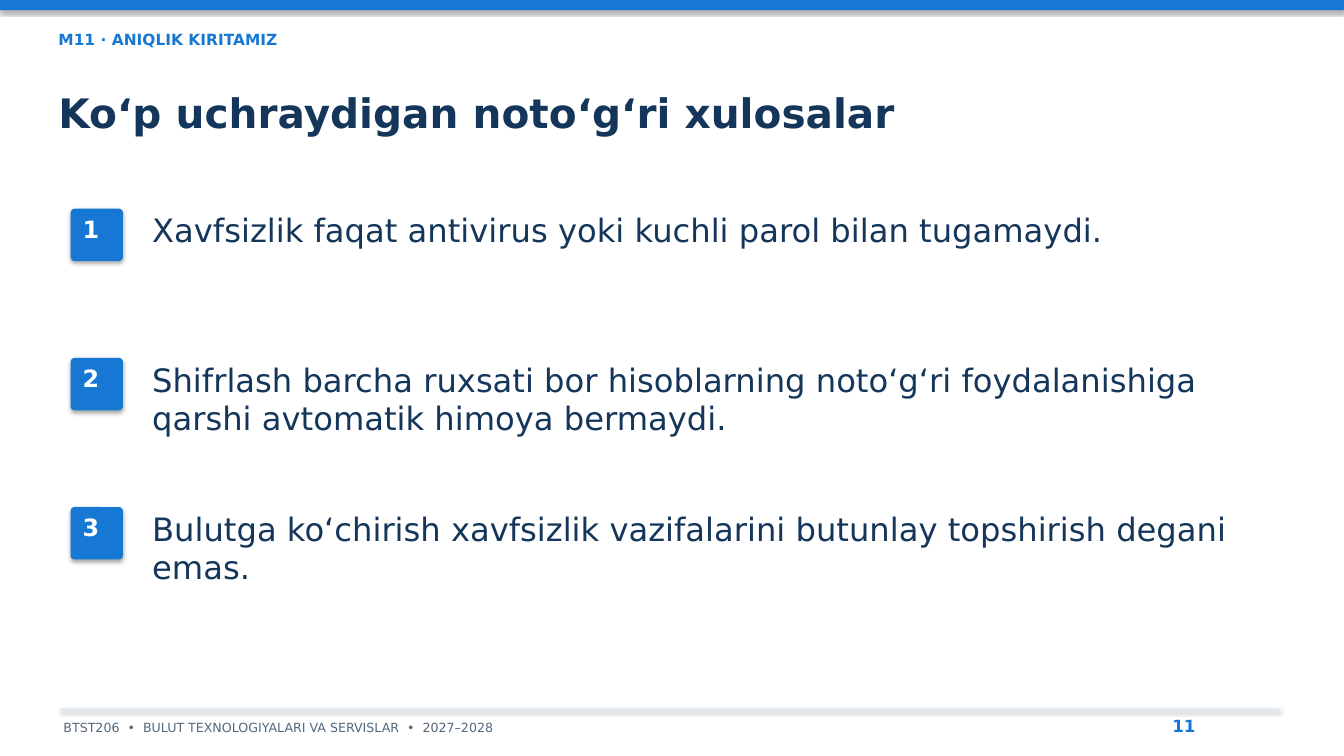
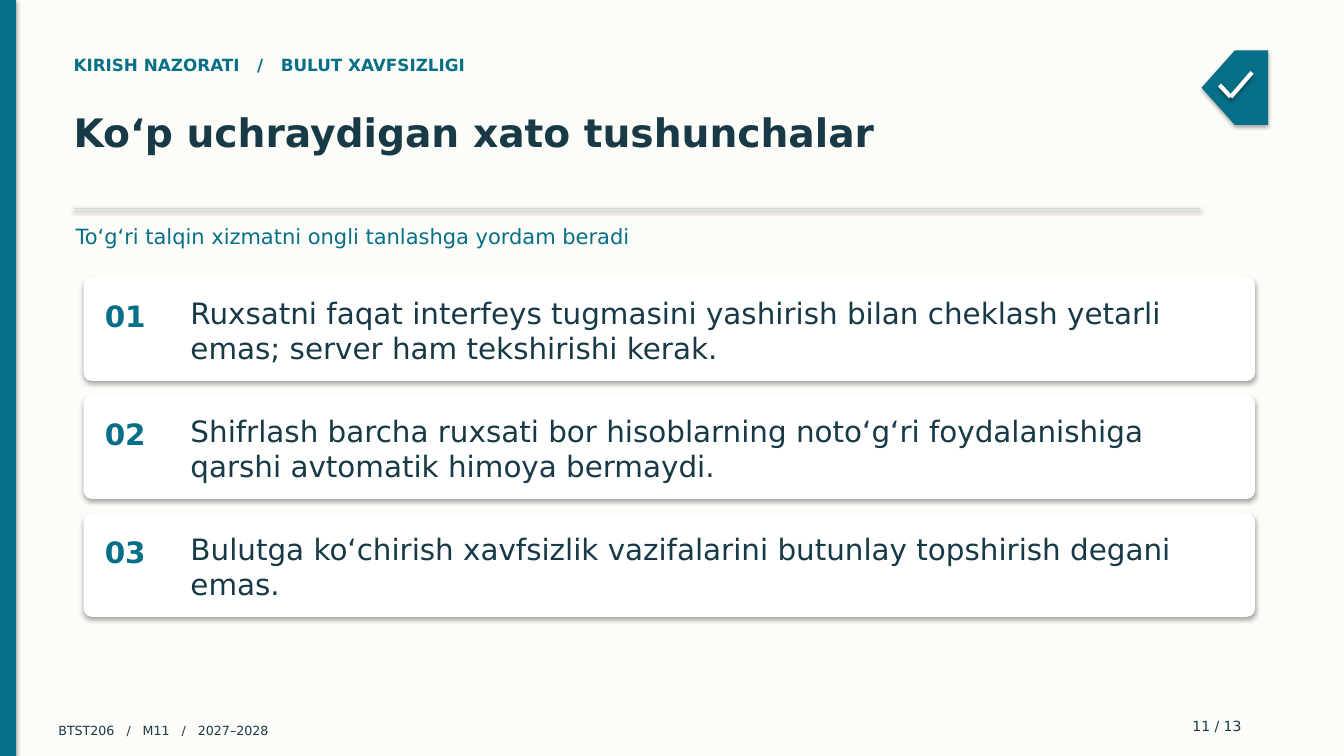
Before and after one commit to all1991here-dot/prezentatsiyalar, a slide deck: slide 11 of PPTX/M11_Prezentatsiya.pptx. Drawn at 1344x756 pixels with LibreOffice and Linux fonts; fonts in the diff are those of the drawing. Boxes give left, top, right and bottom in pixels: in the first picture for what was removed or moved away, otherwise in the second. Text is boxed around its words. In the diff, an @@ line names an element or a change of style, - is before the commit and + after.

Commit message:
Redesign 18 lecture decks with distinct styles and sourced online images

```diff
--- a/PPTX/M11_Prezentatsiya.pptx
+++ b/PPTX/M11_Prezentatsiya.pptx
@@ background #FFFFFF to #FCFCF8 @@
@@ rectangle removed at bbox=[0, 0, 1344, 10] @@
@@ rectangle added at bbox=[0, 0, 16, 756], fill #076F87 @@
@@ text removed at bbox=[58, 33, 277, 48] @@
-M11 · ANIQLIK KIRITAMIZ
@@ text added at bbox=[74, 58, 465, 72], 12 pt, text #076F87, bold @@
+KIRISH NAZORATI / BULUT XAVFSIZLIGI
@@ pentagon arrow added at bbox=[1202, 50, 1268, 125], fill #076F87 @@
@@ line added from (1220, 85) to (1231, 97), #FFFFFF 3 pt @@
@@ line added from (1231, 97) to (1252, 73), #FFFFFF 3 pt @@
@@ text at bbox=[74, 117, 874, 156]: text changed; size 29 to 28 pt; text colour #15365B to #173A46 @@
-Ko‘p uchraydigan noto‘g‘ri xulosalar
+Ko‘p uchraydigan xato tushunchalar
@@ rounded rectangle removed at bbox=[71, 209, 123, 261] @@
@@ line added from (74, 209) to (1200, 209), #CADCDD 1 pt @@
@@ text added at bbox=[76, 228, 629, 249], 15 pt, text #076F87 @@
+To‘g‘ri talqin xizmatni ongli tanlashga yordam beradi
@@ text removed at bbox=[83, 220, 100, 238] @@
-1
@@ text removed at bbox=[152, 217, 1102, 249] @@
-Xavfsizlik faqat antivirus yoki kuchli parol bilan tugamaydi.
@@ rounded rectangle added at bbox=[84, 277, 1255, 381], fill #FFFFFF @@
@@ text added at bbox=[105, 305, 146, 328], 21 pt, text #076F87, bold @@
+01
@@ text added at bbox=[190, 301, 1160, 363], 21 pt, text #173A46 @@
+Ruxsatni faqat interfeys tugmasini yashirish bilan cheklash yetarli emas; server ham tekshirishi kerak.
@@ rounded rectangle removed at bbox=[71, 358, 123, 410] @@
@@ text removed at bbox=[83, 369, 100, 387] @@
-2
@@ rounded rectangle added at bbox=[84, 395, 1255, 499], fill #FFFFFF @@
@@ text "Shifrlash barcha ruxsati bor hisoblarning ..." at bbox=[190, 419, 1143, 483]: size 23 to 21 pt, text colour #15365B to #173A46; less space between paragraphs @@
@@ text "Shifrlash barcha ruxsati bor hisoblarning ...": place and size @@
-text "Shifrlash barcha ruxsati bor hisoblarning ..." at bbox=[152, 367, 1197, 437]
+text "Shifrlash barcha ruxsati bor hisoblarning ..." at bbox=[190, 419, 1143, 483]
@@ text added at bbox=[105, 423, 146, 446], 21 pt, text #076F87, bold @@
+02
@@ rounded rectangle removed at bbox=[71, 507, 123, 560] @@
@@ text removed at bbox=[83, 518, 100, 537] @@
-3
@@ rounded rectangle added at bbox=[84, 513, 1255, 617], fill #FFFFFF @@
@@ text "Bulutga ko‘chirish xavfsizlik vazifalarini butunlay ...": place and size @@
-text "Bulutga ko‘chirish xavfsizlik vazifalarini butunlay ..." at bbox=[152, 516, 1226, 580]
+text "Bulutga ko‘chirish xavfsizlik vazifalarini butunlay ..." at bbox=[190, 537, 1170, 596]
@@ text "Bulutga ko‘chirish xavfsizlik vazifalarini butunlay ..." at bbox=[190, 537, 1170, 596]: size 23 to 21 pt, text colour #15365B to #173A46; less space between paragraphs @@
@@ text added at bbox=[105, 541, 146, 564], 21 pt, text #076F87, bold @@
+03
@@ rectangle removed at bbox=[60, 709, 1280, 710] @@
@@ text at bbox=[58, 725, 268, 735]: text changed; text colour #53687D to #173A46 @@
-BTST206 • BULUT TEXNOLOGIYALARI VA SERVISLAR • 2027–2028
+BTST206 / M11 / 2027–2028
@@ text at bbox=[1192, 720, 1242, 731]: text changed; size 12 to 10 pt; text colour #1678D2 to #173A46; bold off @@
-11
+11 / 13
```
Also in this commit, not shown: 5 other slides changed, 7 slides added, 7 slides removed, 22 other files.
